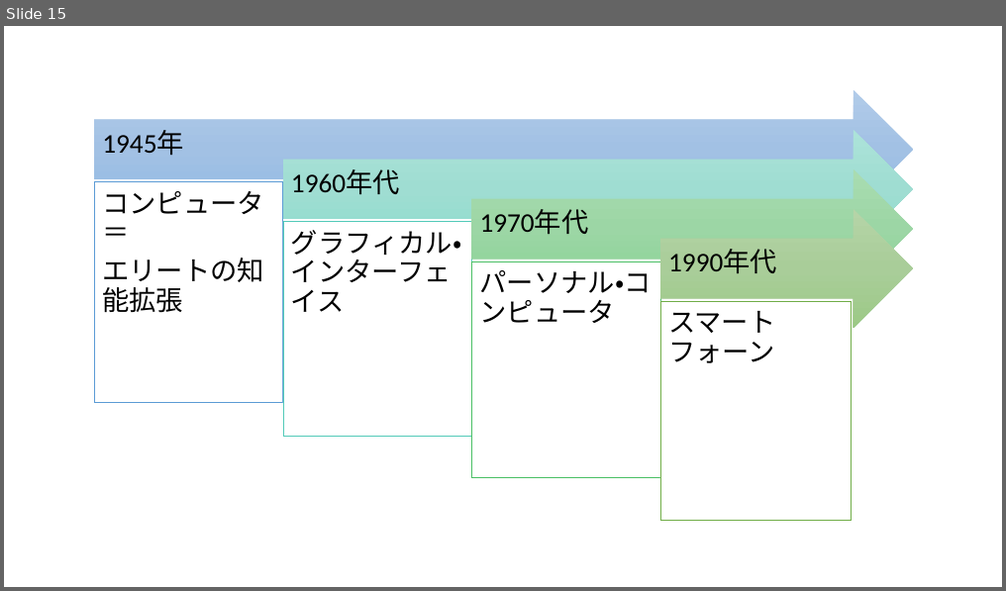
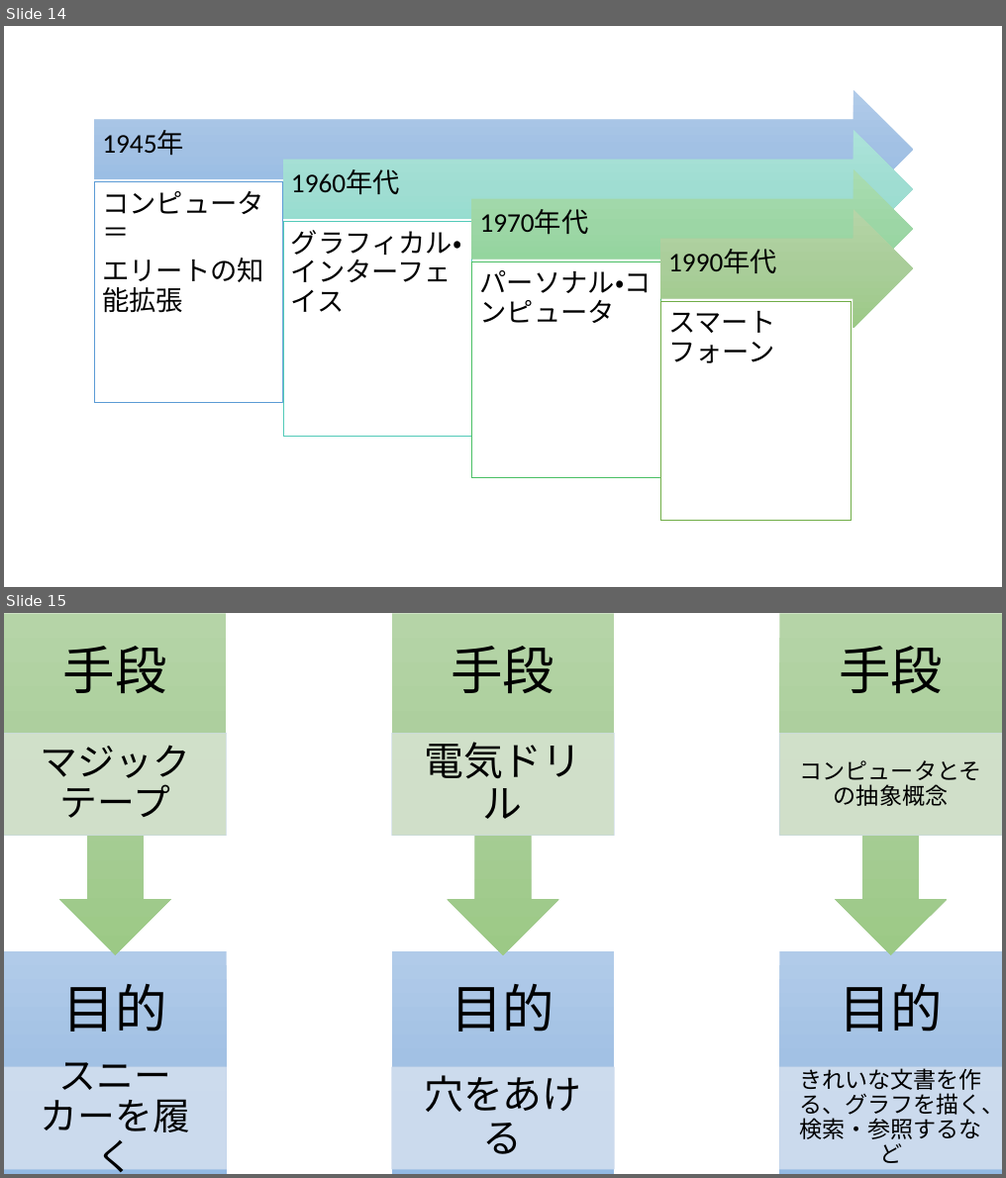
Before and after one commit to satoyoshiharu/docs, a slide deck: figures.pptx. Shown one above the other, each under a label of ours: slide 15 before the commit, slides 14 and 15 after it. The pictures are 1006x591 and 1006x1178 pixels, drawn with LibreOffice and Linux fonts; fonts in the diff are those of the drawing. Boxes give left, top, right and bottom in pixels: in the first picture for what was removed or moved away, otherwise in the second. Text is boxed around its words. In the diff, an @@ line names an element or a change of style, - is before the commit and + after.

```diff
--- a/figures.pptx
+++ b/figures.pptx
@@ slide 15 added at (4,613,1002,1174), background #FFFFFF @@
@@ group added at (4,613,227,1174): 4 texts, 3 rectangles, 1 up arrow callout @@
+目的
+スニーカーを履く
+手段
+マジックテープ
@@ group added at (392,613,614,1174): 4 texts, 3 rectangles, 1 up arrow callout @@
+目的
+穴をあける
+手段
+電気ドリル
@@ group added at (779,613,1002,1174): 4 texts, 3 rectangles, 1 up arrow callout @@
+目的
+きれいな文書を作る、グラフを描く、検索・参照するなど
+手段
+コンピュータとその抽象概念
@@ what was slide 15 is now slide 14 @@
```
Also in this commit, not shown: 4 other slides added.
